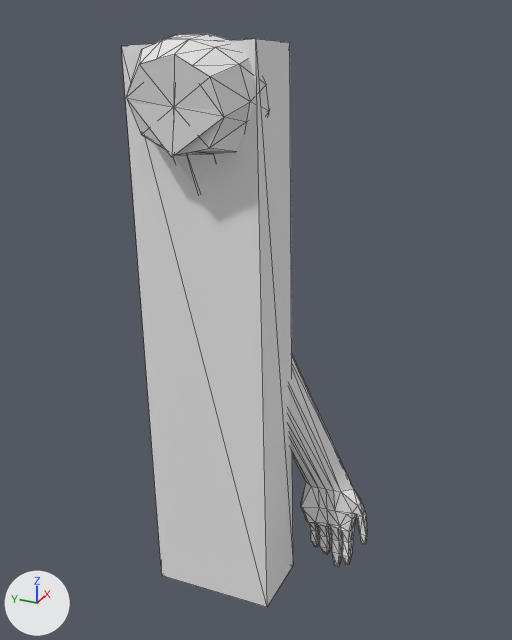
Renders of the glTF model assets/Models/Human/Human_Arm_Model.glb from each side of a commit.
Camera for both pictures: a 50 mm lens placed at (-2.04, -2.13, 1.64), pointed at (1.81, -0.4, -0.28). Every picture has the same lights, and +X, +Y and +Z are marked at lower left. The first picture is the older version. Both versions are drawn at frame 6 of the action 'Walk'; the numbers are the values there. Mesh edges are drawn as thin lines. Vertices at exactly the same position are counted once.

In view in the first picture: 'Bounds.Human.Arm.Left', 'Connector.Human.Arm.1.Left', 'Skin.Human.Arm.1.Left'.
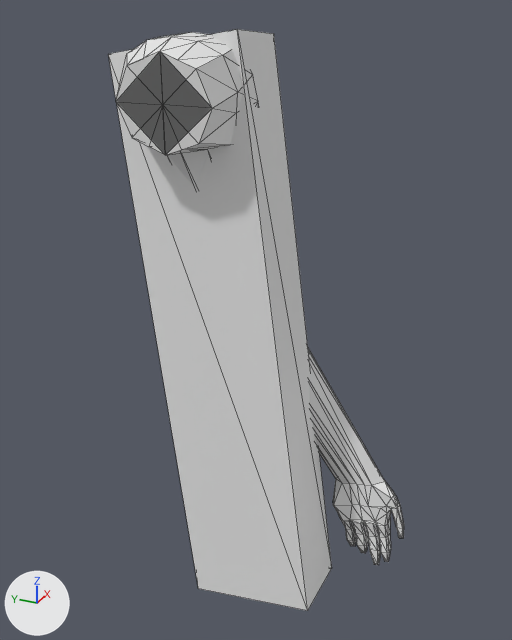
Changed parts and their boxes (x1, y1, x2, y2) in the pictures (512 x 640 px; the box of a moved part takes in the faces that stretch with it):
'Bounds.Human.Arm.Left', moved, turned
    before: (121, 39, 293, 607)
    after: (108, 29, 332, 611)
'Skin.Human.Arm.1.Left', reshaped, moved, turned
    before: (126, 34, 367, 567)
    after: (116, 32, 404, 565)
part 1 of me_cube_009, moved or reshaped
    before: (126, 39, 250, 155)
    after: (116, 37, 238, 155)

The change, as a list of edits to the scene's bpy script:
```text
Change me_cube_009:
    used by ob_skin_human_arm_1_left; location = (0.0, 0.054, 0.003); rotation_euler = (0.112, 0.0, 0.0), in degrees (6.4, 0, 0)
    before: 24 (1.36, -0.04, 1.38) at pixel (174, 54), 64 (1.37, -0.15, 1.34) at pixel (192, 65), 209 (1.37, -0.25, 1.3) at pixel (210, 76), 210 (1.37, 0.17, 1.3) at pixel (139, 64), 213 (1.36, 0.07, 1.34) at pixel (156, 59)
    remove me_cube_009.from_pydata(...)  # 215 vertices, 426 faces; spans x 1.36..2.23, y -1.49..0.36, z -2.06..1.46
    add me_cube_009.from_pydata(...)  # 215 vertices, 426 faces; spans x 1.39..2.23, y -1.49..0.36, z -2.06..1.46
    me_cube_009 part 1
    add for i in [24, 64, 209, 210, 213]: me_cube_009.vertices[i].co += Vector((0.02, 0.0, 0.0))
    me_cube_009.vertices[39].co: (1.42, -0.04, 0.84) -> (1.39, -0.04, 0.84)  # pixel (174, 155) -> pixel (165, 155)
    me_cube_009.vertices[70].co: (1.42, -0.15, 0.88) -> (1.39, -0.15, 0.88)  # pixel (191, 152) -> pixel (181, 149)
    me_cube_009.vertices[211].co: (1.41, 0.17, 0.92) -> (1.39, 0.17, 0.92)  # pixel (141, 134) -> pixel (131, 137)
    me_cube_009.vertices[212].co: (1.41, -0.25, 0.92) -> (1.39, -0.25, 0.92)  # pixel (209, 148) -> pixel (198, 143)
    me_cube_009.vertices[214].co: (1.42, 0.07, 0.88) -> (1.39, 0.07, 0.88)  # pixel (158, 144) -> pixel (148, 146)
Change ob_bounds_human_arm_left:
    ob_bounds_human_arm_left.rotation_euler: (0.112, 0.0, 0.0) -> (0.0, 0.0, 0.0)  # degrees (6.4, 0, 0) -> degrees (0, 0, 0)
    ob_bounds_human_arm_left.location: (1.752, -0.152, -0.447) -> (1.752, -0.255, -0.424)
Change ob_skin_human_arm_1_left:
    ob_skin_human_arm_1_left.rotation_euler: (0.112, 0.0, 0.0) -> (0.0, 0.0, 0.0)  # degrees (6.4, 0, 0) -> degrees (0, 0, 0)
    ob_skin_human_arm_1_left.location: (0.0, 0.054, 0.003) -> (0.0, 0.0, 0.0)
```
